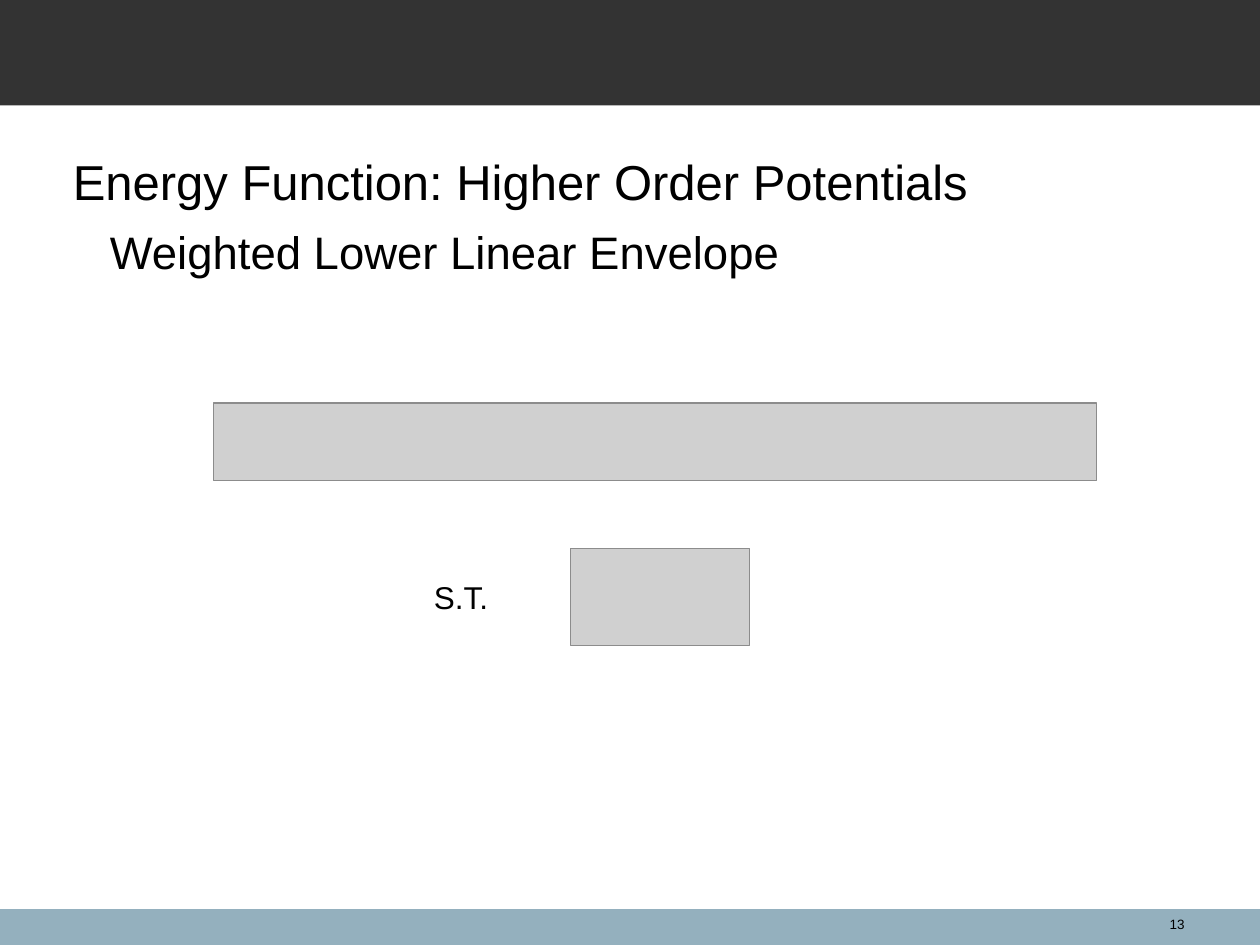
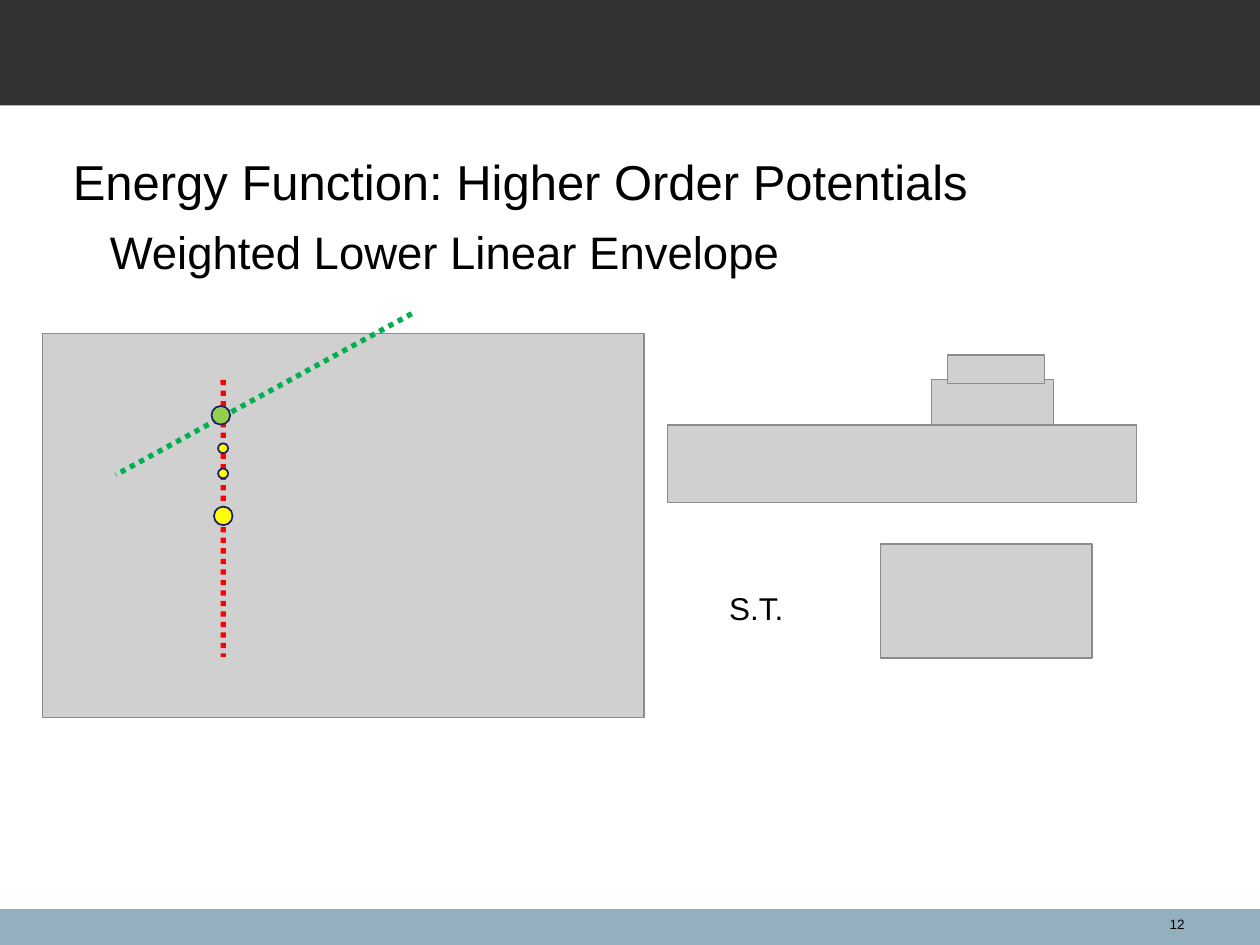
Before and after one commit to spacegoing/ANU_Hounours_Final, a slide deck: slide 12 of FinalTalk/Presentation.ppt (slide 13 before the commit). Drawn at 1260x945 pixels with LibreOffice and Linux fonts; fonts in the diff are those of the drawing; grey boxes stand for pictures; background and template pictures are left out. Boxes give left, top, right and bottom in pixels: in the first picture for what was removed or moved away, otherwise in the second. Text is boxed around its words. In the diff, an @@ line names an element or a change of style, - is before the commit and + after.

```diff
--- a/FinalTalk/Presentation.ppt
+++ b/FinalTalk/Presentation.ppt
@@ line added from (412, 314) to (116, 475), #00B050 3 pt dashed @@
@@ picture added at <box>43,334,645,718</box> @@
@@ picture added at <box>948,355,1045,384</box> @@
@@ line added from (223, 381) to (223, 656), #FF0000 3 pt dashed @@
@@ picture: place and size @@
-picture at <box>571,548,750,645</box>
+picture at <box>931,379,1053,457</box>
@@ ellipse added at <box>212,406,231,425</box>, fill #92D050, outline #1E1E64 0.99 pt @@
@@ ellipse added at <box>218,444,228,454</box>, fill #FFFF00, outline #1E1E64 0.99 pt @@
@@ picture: place and size @@
-picture at <box>213,403,1096,481</box>
+picture at <box>668,425,1138,501</box>
@@ ellipse added at <box>218,469,228,479</box>, fill #FFFF00, outline #1E1E64 0.99 pt @@
@@ ellipse added at <box>214,507,233,525</box>, fill #FFFF00, outline #1E1E64 0.99 pt @@
@@ picture added at <box>881,544,1092,659</box> @@
@@ text "S.T.": place and size @@
-text "S.T." at <box>434,587,488,610</box>
+text "S.T." at <box>729,598,783,621</box>
```
Also in this commit, not shown: 13 other slides changed, 4 slides added, 3 slides removed, 3 other files.
